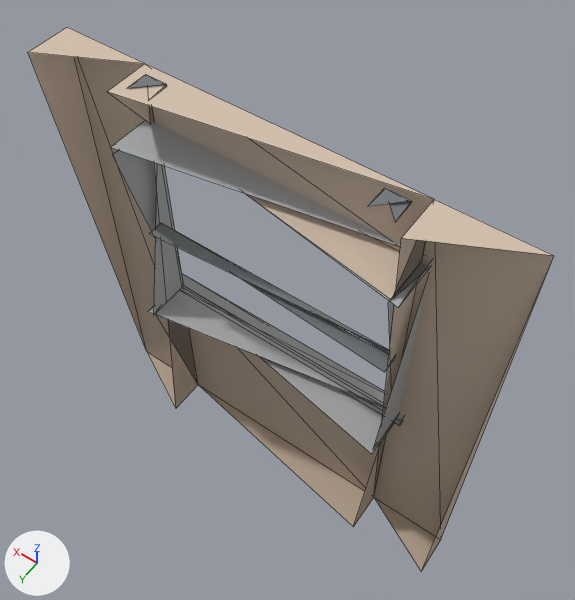
The glTF model models/kit/windowWall_regocrete.glb as it was, and as the next commit left it.
Both versions are drawn from a 50 mm lens placed at (-1.26, 1.61, 3.96), pointed at (0.0, -0.16, 1.19). The axes (+X, +Y, +Z) are drawn at lower left. The lights are the same throughout. The first picture is the older version. Mesh edges are drawn as thin lines. Vertices at exactly the same position are counted once.

Objects in the first picture: 'windowWall_regocrete'.
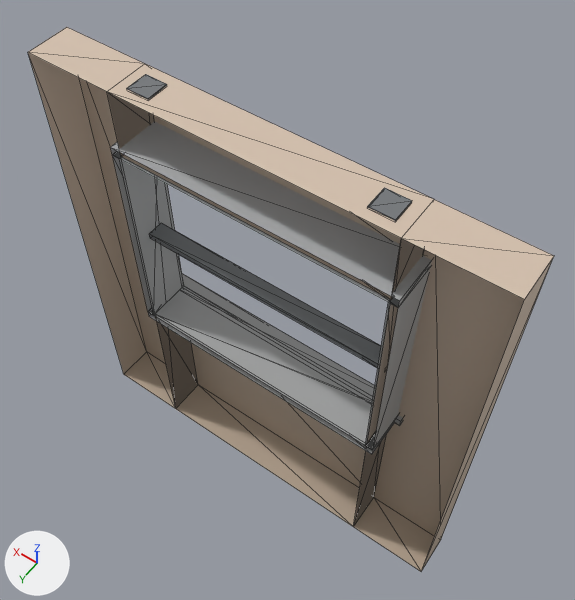
What differs and where, as boxes (x1, y1, x2, y2) in the pictures (575 x 600 px):
part 1 of me_base, added: after (28, 52, 554, 571)

What the commit changed:
me_base is used by ob_windowwall_regocrete; location (0.0, 0.0, 0.0).
me_base had 66 vertices, 78 faces and spanned x -1.0..1.0, y -0.17..0.11, z 0.0..2.21.
me_base now has 80 vertices, 128 faces and spans x -1.0..1.0, y -0.17..0.11, z 0.0..2.21.
Part 1, on me_base:
14 vertices are added at x -1.0..1.0, y 0.04..0.11, z 0.0..2.21.
16 new faces join them, mat_concrete.
34 new faces join them, mat_steel.
